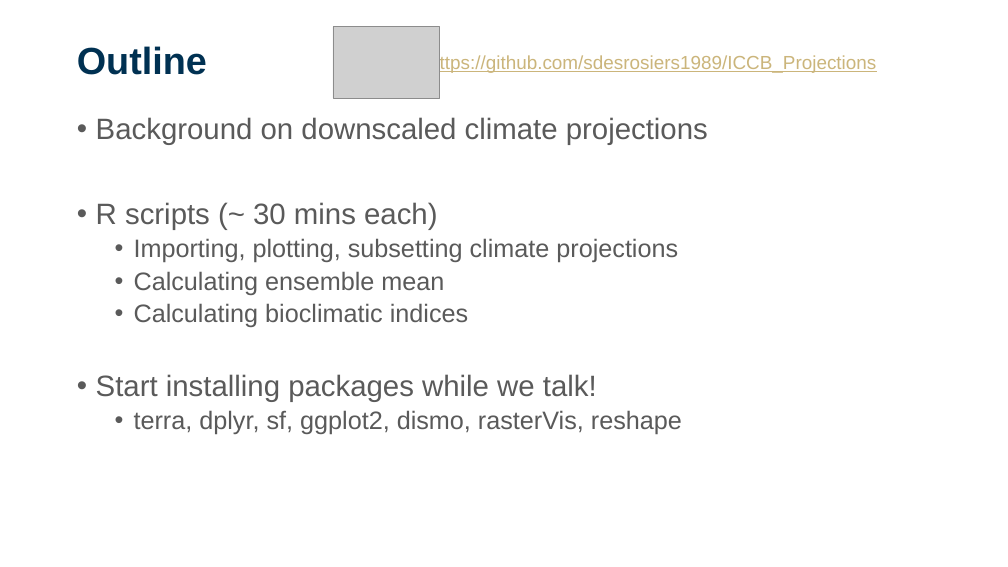
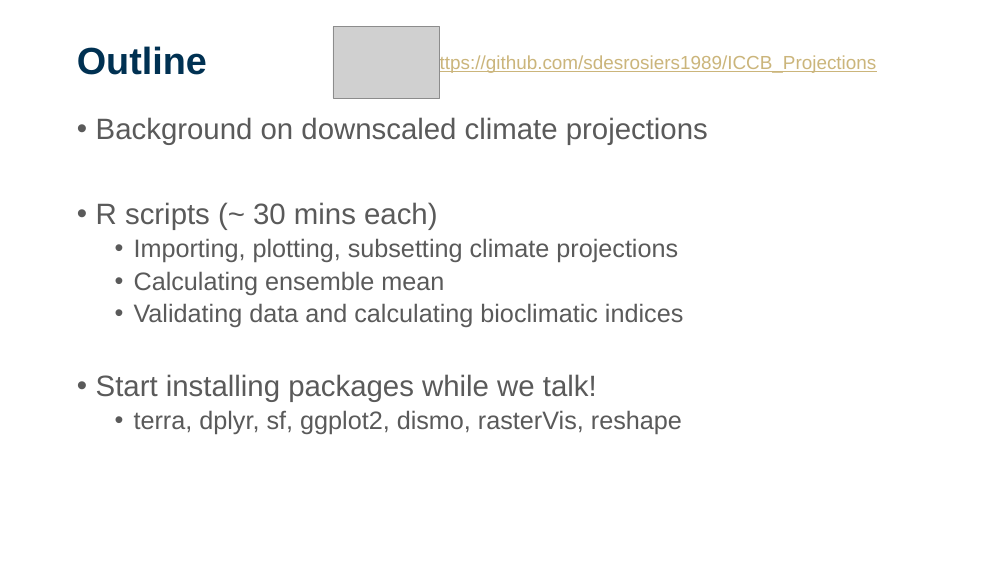
Before and after one commit to sdesrosiers1989/ICCB_Projections, a slide deck: slide 5 of ICCB2025_Session2_ClimateProjections.pptx. Drawn at 1008x567 pixels with LibreOffice and Linux fonts; fonts in the diff are those of the drawing; grey boxes stand for pictures; background and template pictures are left out. Boxes give left, top, right and bottom in pixels: in the first picture for what was removed or moved away, otherwise in the second. Text is boxed around its words. In the diff, an @@ line names an element or a change of style, - is before the commit and + after.

Commit message:
Updates to bioclim plots

```diff
--- a/ICCB2025_Session2_ClimateProjections.pptx
+++ b/ICCB2025_Session2_ClimateProjections.pptx
@@ text at bbox=[134, 303, 683, 327]: text changed @@
-  • Calculating bioclimatic indices
+  • Validating data and calculating bioclimatic indices
```
Also in this commit, not shown: 3 other slides changed, 1 slide added, 2 other files.
